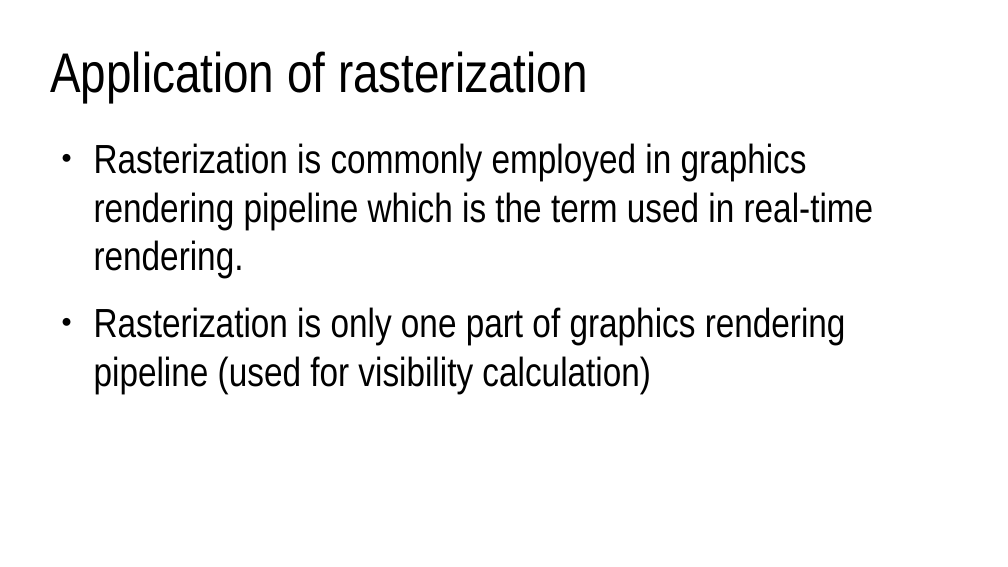
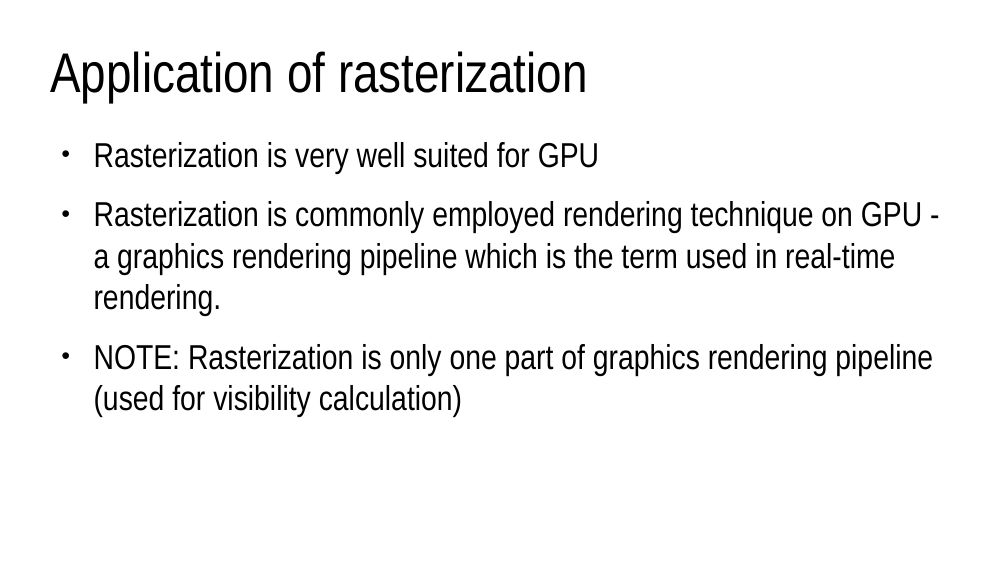
Before and after one commit to lorentzo/IntroductionToComputerGraphics, a slide deck: slide 12 of lectures/4_foundations_rendering/4_3_rasterization.odp (slide 6 before the commit). Drawn at 1008x567 pixels with LibreOffice and Linux fonts; fonts in the diff are those of the drawing. Boxes give left, top, right and bottom in pixels: in the first picture for what was removed or moved away, otherwise in the second. Text is boxed around its words. In the diff, an @@ line names an element or a change of style, - is before the commit and + after.

Commit message:
rasterization

```diff
--- a/lectures/4_foundations_rendering/4_3_rasterization.odp
+++ b/lectures/4_foundations_rendering/4_3_rasterization.odp
@@ text at (x1=94, y1=142, x2=933, y2=417): text changed; size 32 to 27.2 pt @@
-● Rasterization is commonly employed in graphics rendering pipeline which is the term used in real-time rendering.
-● Rasterization is only one part of graphics rendering pipeline (used for visibility calculation)
+● Rasterization is very well suited for GPU
+● Rasterization is commonly employed rendering technique on GPU - a graphics rendering pipeline which is the term used in real-time rendering.
+● NOTE: Rasterization is only one part of graphics rendering pipeline (used for visibility calculation)
```
Also in this commit, not shown: 12 other slides changed, 10 slides added, 1 slide removed, 1 other file.
